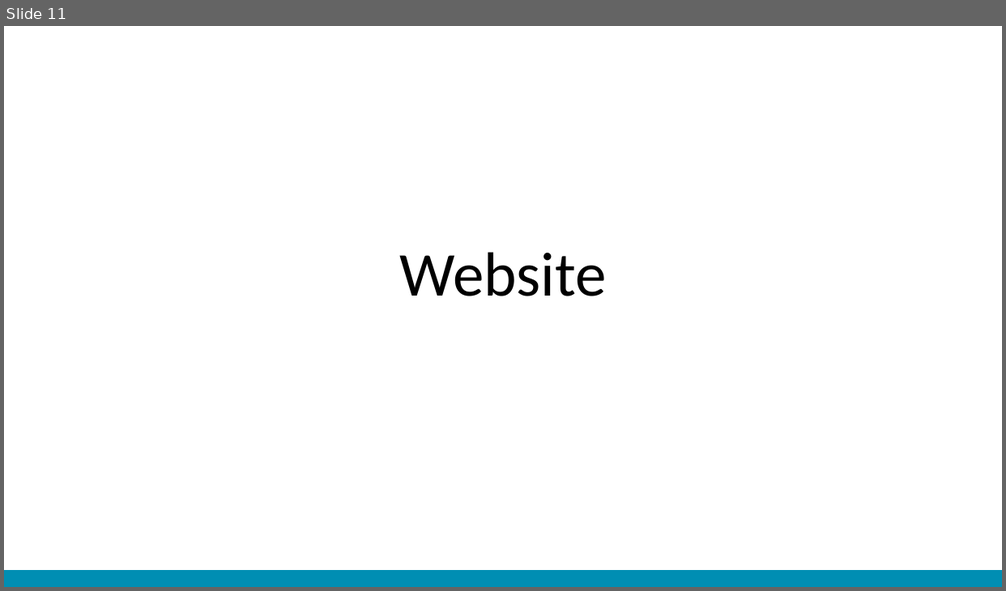
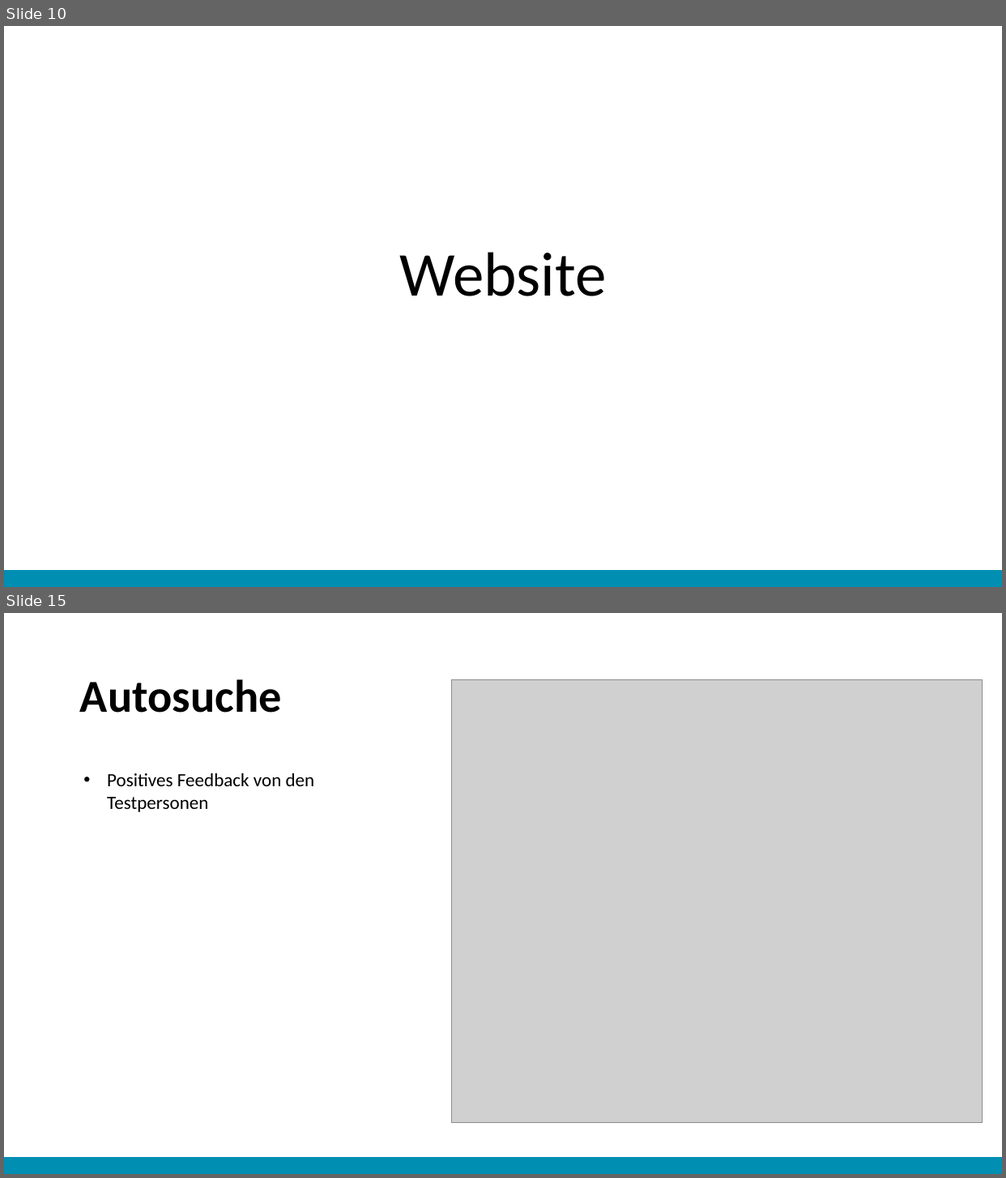
Before and after one commit to christopherchristensen/summaries, a slide deck: usab/Abschlusspräsentation.pptx. Shown one above the other, each under a label of ours: slide 11 before the commit, slides 10 and 15 after it; the slides between them are not shown. The pictures are 1006x591 and 1006x1178 pixels, drawn with LibreOffice and Linux fonts; fonts in the diff are those of the drawing; grey boxes stand for pictures. Boxes give left, top, right and bottom in pixels: in the first picture for what was removed or moved away, otherwise in the second. Text is boxed around its words. In the diff, an @@ line names an element or a change of style, - is before the commit and + after.

```diff
--- a/usab/Abschlusspräsentation.pptx
+++ b/usab/Abschlusspräsentation.pptx
@@ slide 15 added at <box>4,613,1002,1174</box>, background #FFFFFF @@
@@ title added at <box>80,679,282,713</box>, 44 pt, text #000000, bold @@
+Autosuche
@@ picture added at <box>452,680,982,1123</box> @@
@@ text added at <box>107,773,315,812</box>, 18 pt, text #000000 @@
+• Positives Feedback von den Testpersonen
@@ rectangle added at <box>4,1158,1002,1174</box>, fill #008EB3 @@
@@ what was slide 11 is now slide 10 @@
```
Also in this commit, not shown: 3 slides changed, 7 other slides added, 6 slides removed, 1 other file.
